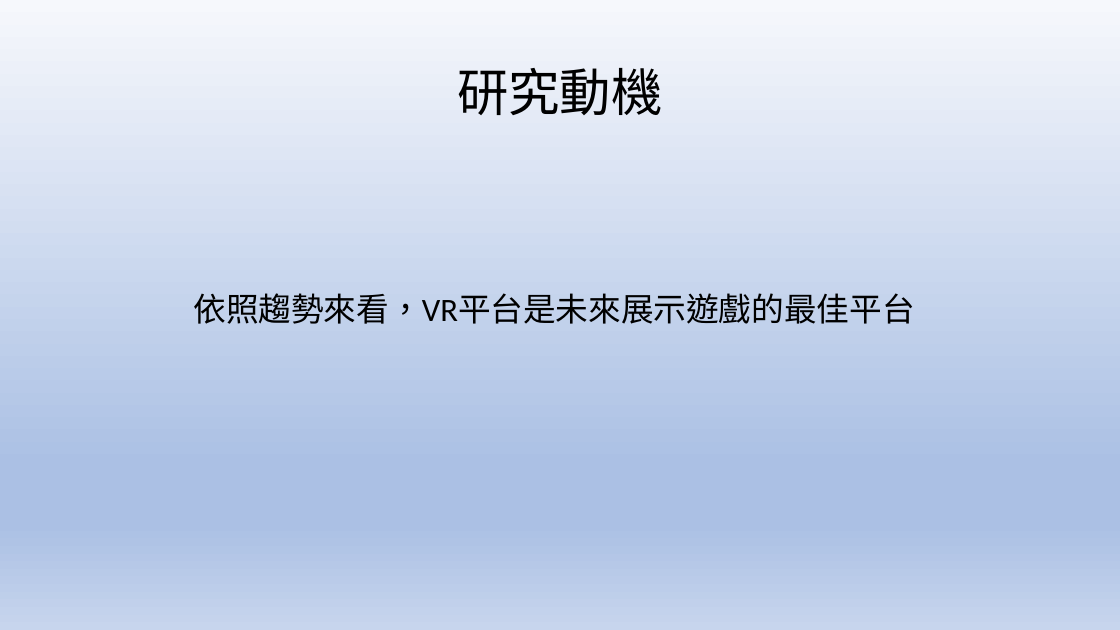
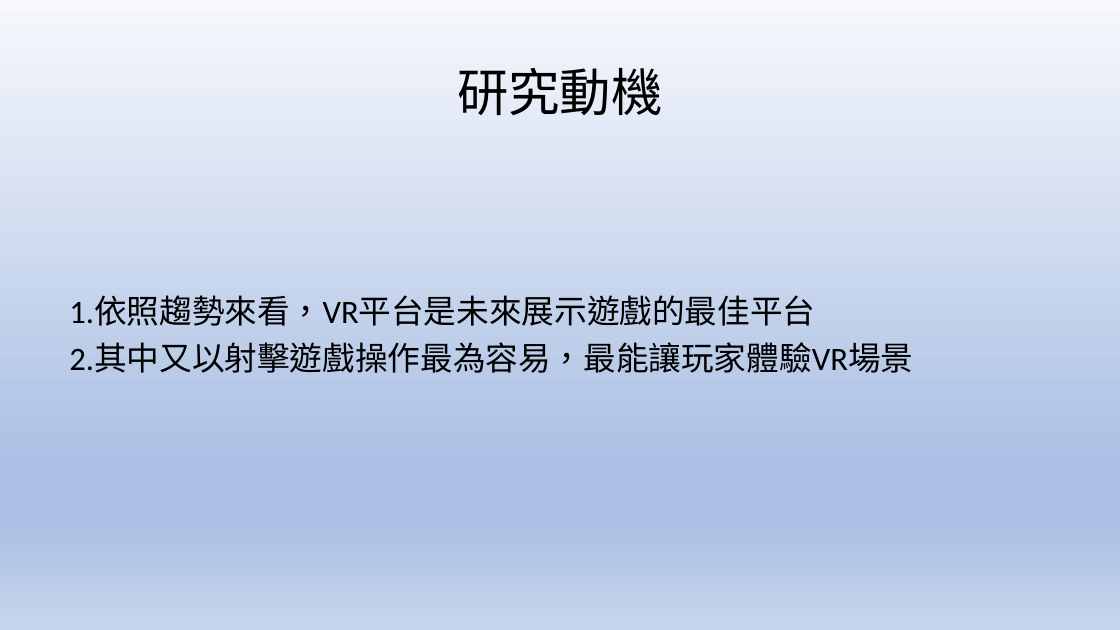
Before and after one commit to kewen0604/107_SE_Team2, a slide deck: slide 4 of 軟體工程期末專題報告.pptx. Drawn at 1120x630 pixels with LibreOffice and Linux fonts; fonts in the diff are those of the drawing. Boxes give left, top, right and bottom in pixels: in the first picture for what was removed or moved away, otherwise in the second. Text is boxed around its words. In the diff, an @@ line names an element or a change of style, - is before the commit and + after.

```diff
--- a/軟體工程期末專題報告.pptx
+++ b/軟體工程期末專題報告.pptx
@@ text at (69, 296, 913, 373): text changed @@
-依照趨勢來看，VR平台是未來展示遊戲的最佳平台
+1.依照趨勢來看，VR平台是未來展示遊戲的最佳平台
+2.其中又以射擊遊戲操作最為容易，最能讓玩家體驗VR場景
```
Also in this commit, not shown: 1 other slide changed, 1 other file.
